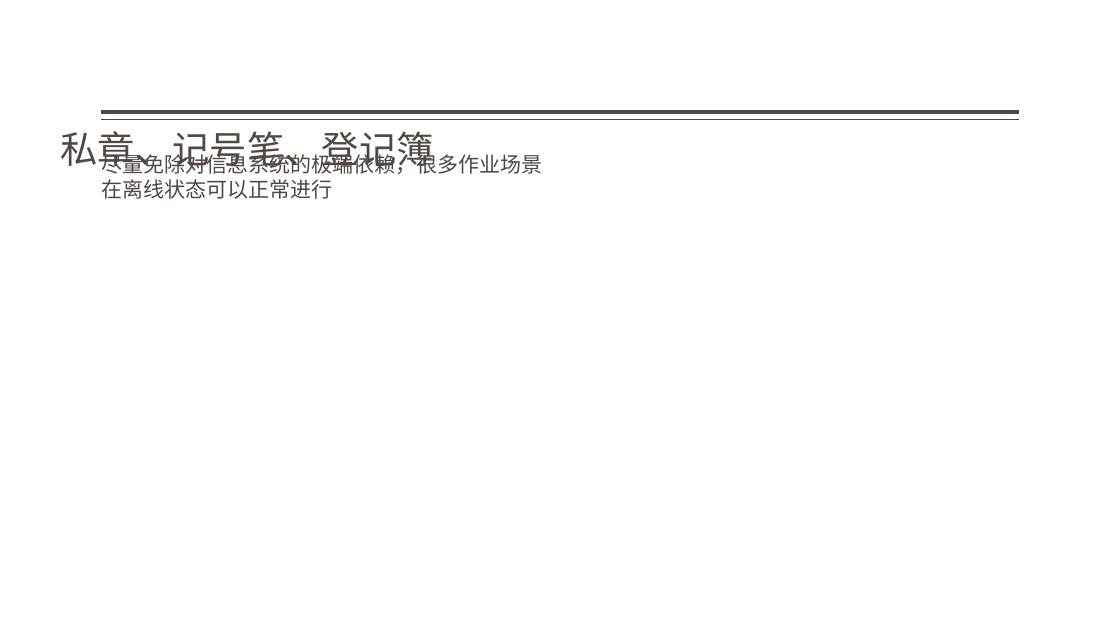
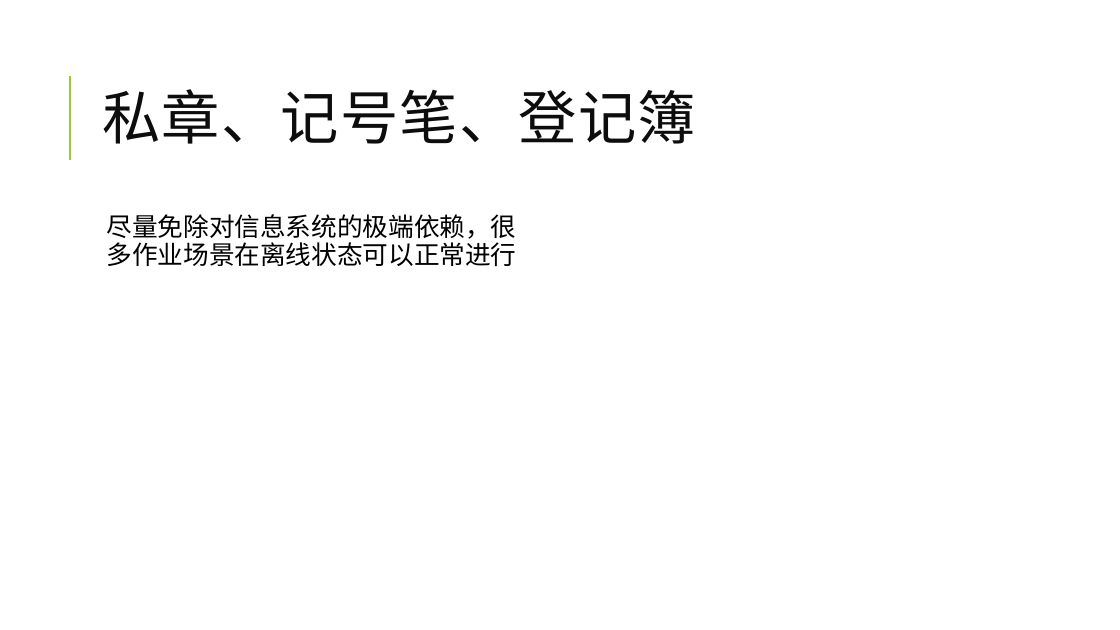
Before and after one commit to jzgi/chainsmart, a slide deck: slide 7 of Docs/品链供销平台.pptx. Drawn at 1120x630 pixels with LibreOffice and Linux fonts; fonts in the diff are those of the drawing. Boxes give left, top, right and bottom in pixels: in the first picture for what was removed or moved away, otherwise in the second. Text is boxed around its words. In the diff, an @@ line names an element or a change of style, - is before the commit and + after.

```diff
--- a/Docs/品链供销平台.pptx
+++ b/Docs/品链供销平台.pptx
@@ title "私章、记号笔、登记簿": place and size @@
-title "私章、记号笔、登记簿" at bbox=[60, 131, 433, 173]
+title "私章、记号笔、登记簿" at bbox=[102, 89, 695, 144]
@@ title "私章、记号笔、登记簿" at bbox=[102, 89, 695, 144]: size 32 to 50 pt, font Noto Sans CJK SC to Calibri, text colour #514843 to #0D0D0D, letter spacing 0 to 1 pt; line spacing 0.9 to 0.8; vertical alignment bottom to middle @@
@@ line added from (70, 160) to (70, 76), #99CB38 1.5 pt @@
@@ line removed from (1019, 112) to (102, 112) @@
@@ line removed from (1019, 120) to (102, 120) @@
@@ text "尽量免除对信息系统的极端依赖，很多作业场景在离线状态可以正常进行": place and size @@
-text "尽量免除对信息系统的极端依赖，很多作业场景在离线状态可以正常进行" at bbox=[101, 151, 542, 199]
+text "尽量免除对信息系统的极端依赖，很多作业场景在离线状态可以正常进行" at bbox=[107, 214, 517, 266]
@@ text "尽量免除对信息系统的极端依赖，很多作业场景在离线状态可以正常进行" at bbox=[107, 214, 517, 266]: size 18 to 22 pt, font Noto Sans CJK SC to Calibri, text colour #514843 to #000000; bullet none to  ; line spacing 1 to 0.9; less space between paragraphs @@
```
Also in this commit, not shown: 26 other slides changed, 1 slide added, 32 other files.
